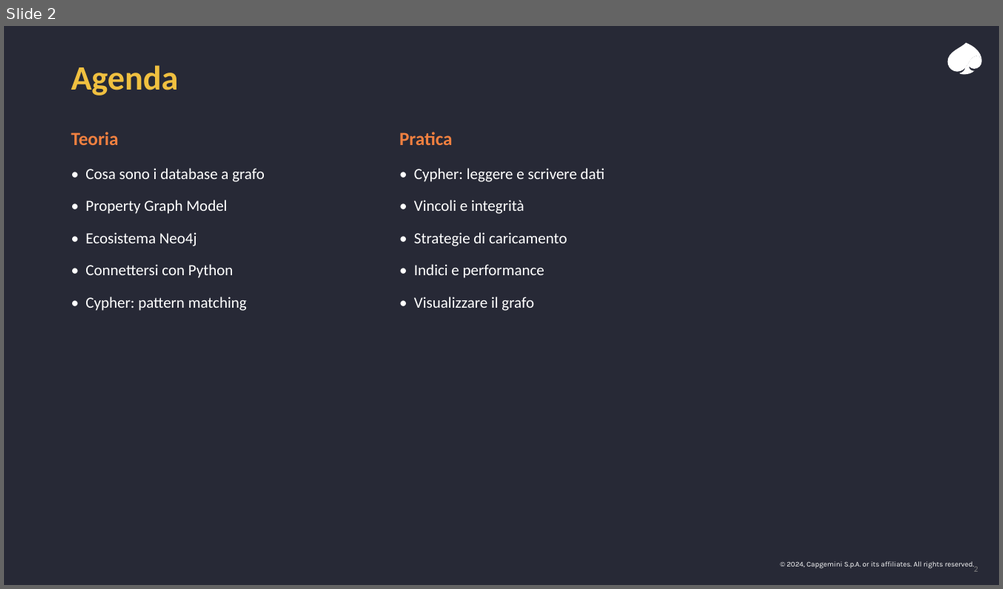
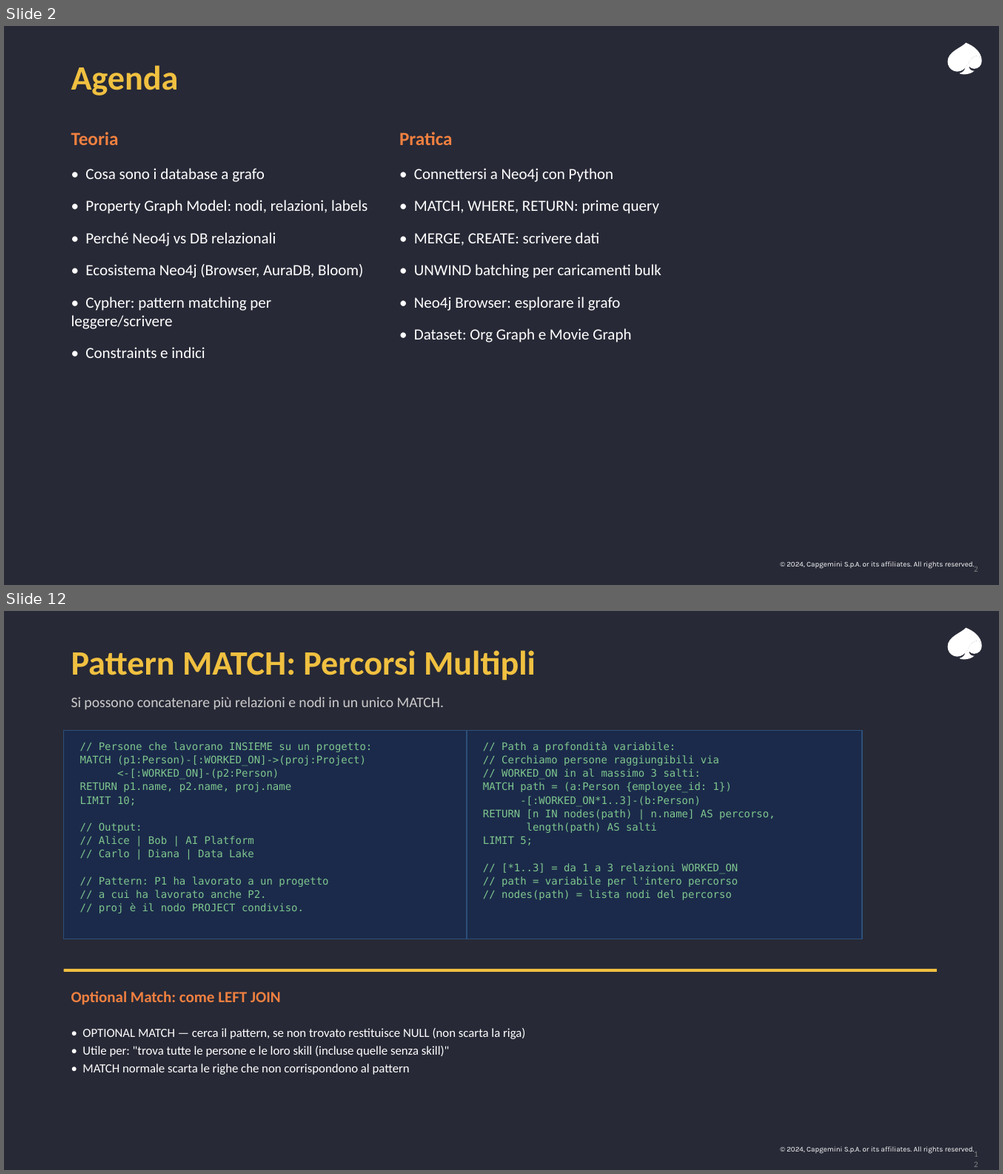
Before and after one commit to leobcc/neo4j-training-course-material, a slide deck: slides/session-01/session-01.pptx. Shown one above the other, each under a label of ours: slide 2 before the commit, slides 2 and 12 after it; the slides between them are not shown. The pictures are 1003x589 and 1003x1174 pixels, drawn with LibreOffice and Linux fonts; fonts in the diff are those of the drawing. Boxes give left, top, right and bottom in pixels: in the first picture for what was removed or moved away, otherwise in the second. Text is boxed around its words. In the diff, an @@ line names an element or a change of style, - is before the commit and + after.

```diff
--- a/slides/session-01/session-01.pptx
+++ b/slides/session-01/session-01.pptx
@@ slide 12 added at bbox=[4, 611, 999, 1170], background #272936; not listed: 4 template elements that a slide beside it also shows @@
@@ text added at bbox=[71, 650, 535, 681], 33 pt, text #F0C040, bold @@
+Pattern MATCH: Percorsi Multipli
@@ text added at bbox=[71, 697, 444, 709], 14 pt, text #CCCCCC @@
+Si possono concatenare più relazioni e nodi in un unico MATCH.
@@ rectangle added at bbox=[64, 730, 474, 940], fill #1B2A4A, outline #2D4F7A 1 pt @@
@@ text added at bbox=[80, 742, 373, 914], 10 pt, text #7EC68E @@
+// Persone che lavorano INSIEME su un progetto:
+MATCH (p1:Person)-[:WORKED_ON]->(proj:Project)
+<-[:WORKED_ON]-(p2:Person)
+RETURN p1.name, p2.name, proj.name
+LIMIT 10;
+// Output:
+// Alice | Bob | AI Platform
+// Carlo | Diana | Data Lake
+// Pattern: P1 ha lavorato a un progetto
+// a cui ha lavorato anche P2.
+// proj è il nodo PROJECT condiviso.
@@ rectangle added at bbox=[466, 730, 862, 940], fill #1B2A4A, outline #2D4F7A 1 pt @@
@@ text added at bbox=[483, 742, 775, 900], 10 pt, text #7EC68E @@
+// Path a profondità variabile:
+// Cerchiamo persone raggiungibili via
+// WORKED_ON in al massimo 3 salti:
+MATCH path = (a:Person {employee_id: 1})
+-[:WORKED_ON*1..3]-(b:Person)
+RETURN [n IN nodes(path) | n.name] AS percorso,
+length(path) AS salti
+LIMIT 5;
+// [*1..3] = da 1 a 3 relazioni WORKED_ON
+// path = variabile per l'intero percorso
+// nodes(path) = lista nodi del percorso
@@ rectangle added at bbox=[64, 969, 936, 972], fill #F0C040 @@
@@ text added at bbox=[71, 991, 281, 1005], 15 pt, text #F08040, bold @@
+Optional Match: come LEFT JOIN
@@ text added at bbox=[82, 1028, 525, 1075], 12 pt, text #FFFFFF @@
+• OPTIONAL MATCH — cerca il pattern, se non trovato restituisce NULL (non scarta la riga)
+• Utile per: "trova tutte le persone e le loro skill (incluse quelle senza skill)"
+• MATCH normale scarta le righe che non corrispondono al pattern
@@ slide 2 changed as well @@
@@ text at bbox=[414, 168, 661, 343]: text changed @@
-• Cypher: leggere e scrivere dati
-• Vincoli e integrità
-• Strategie di caricamento
-• Indici e performance
-• Visualizzare il grafo
+• Connettersi a Neo4j con Python
+• MATCH, WHERE, RETURN: prime query
+• MERGE, CREATE: scrivere dati
+• UNWIND batching per caricamenti bulk
+• Neo4j Browser: esplorare il grafo
+• Dataset: Org Graph e Movie Graph
@@ text at bbox=[71, 200, 367, 358]: text changed @@
-• Property Graph Model
-• Ecosistema Neo4j
-• Connettersi con Python
-• Cypher: pattern matching
+• Property Graph Model: nodi, relazioni, labels
+• Perché Neo4j vs DB relazionali
+• Ecosistema Neo4j (Browser, AuraDB, Bloom)
+• Cypher: pattern matching per leggere/scrivere
+• Constraints e indici
```
Also in this commit, not shown: 5 other slides changed, 19 other slides added, 12 slides removed.
